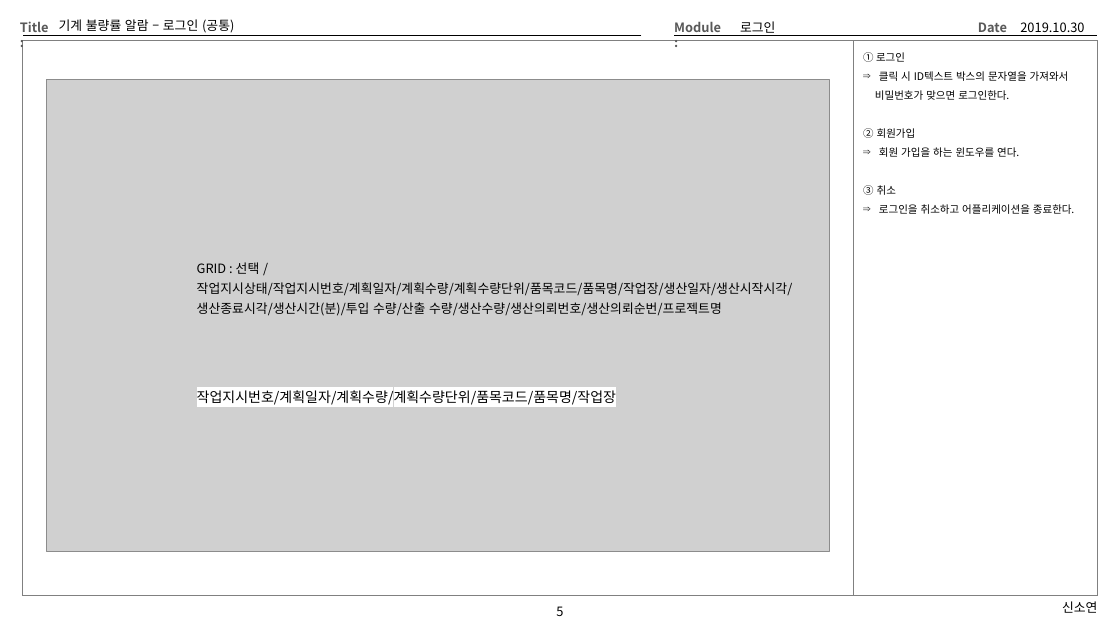
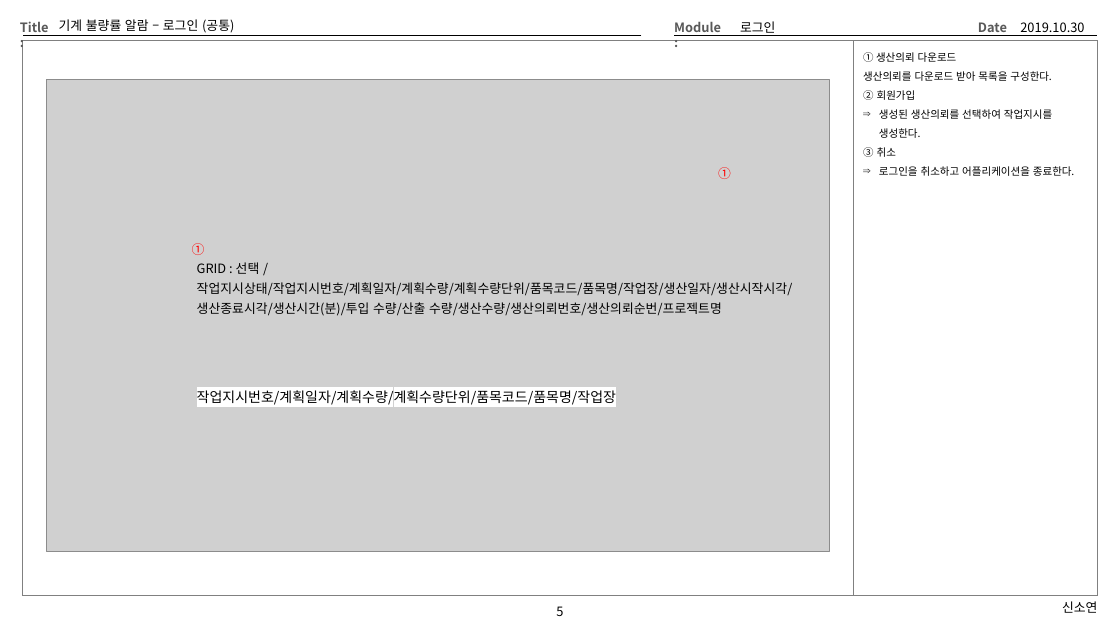
Before and after one commit to Cliedy-s/Team4, a slide deck: slide 5 of source/TEMP/Team4화면설계.pptx. Drawn at 1120x630 pixels with LibreOffice and Linux fonts; fonts in the diff are those of the drawing; grey boxes stand for pictures. Boxes give left, top, right and bottom in pixels: in the first picture for what was removed or moved away, otherwise in the second. Text is boxed around its words. In the diff, an @@ line names an element or a change of style, - is before the commit and + after.

Commit message:
sy

```diff
--- a/source/TEMP/Team4화면설계.pptx
+++ b/source/TEMP/Team4화면설계.pptx
@@ text at <box>863,52,1051,81</box>: text changed @@
-① 로그인
-⇒ 클릭 시 ID텍스트 박스의 문자열을 가져와서
-비밀번호가 맞으면 로그인한다.
+① 생산의뢰 다운로드
+생산의뢰를 다운로드 받아 목록을 구성한다.
@@ text at <box>879,109,1052,138</box>: text changed @@
-⇒ 회원 가입을 하는 윈도우를 연다.
+⇒ 생성된 생산의뢰를 선택하여 작업지시를 생성한다.
@@ text added at <box>718,167,731,179</box>, 11 pt, text #FF0000 @@
+①
@@ text added at <box>192,243,205,255</box>, 11 pt, text #FF0000 @@
+①
```
